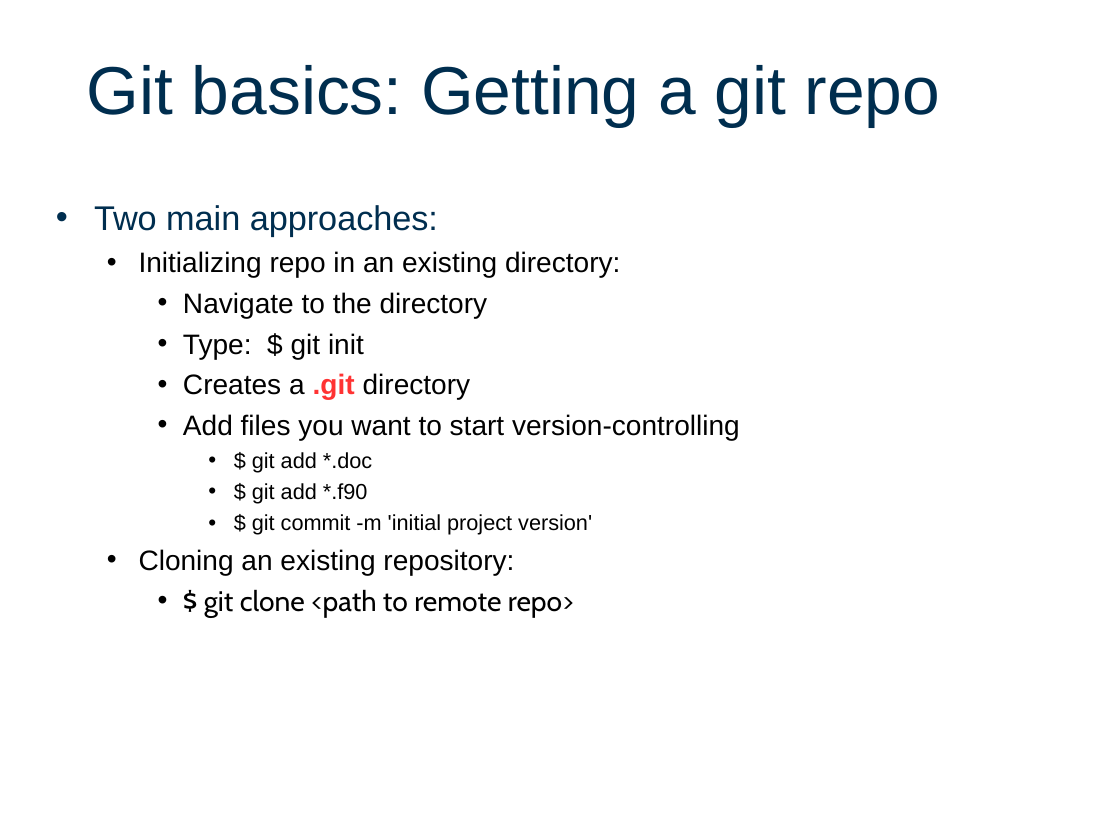
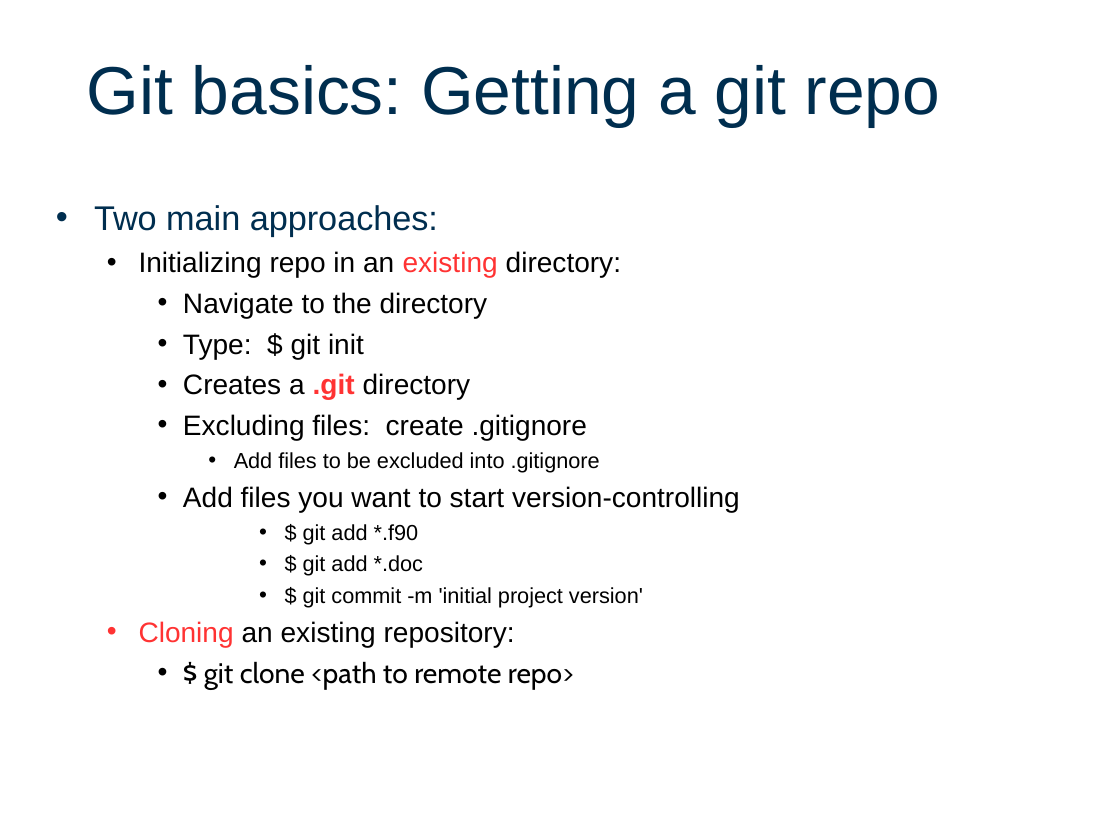
Before and after one commit to FineWilms/Workshop_github, a slide deck: slide 6 of intro2Git.odp. Drawn at 1120x840 pixels with LibreOffice and Linux fonts; fonts in the diff are those of the drawing; background and template pictures are left out. Boxes give left, top, right and bottom in pixels: in the first picture for what was removed or moved away, otherwise in the second. Text is boxed around its words. In the diff, an @@ line names an element or a change of style, - is before the commit and + after.

```diff
--- a/intro2Git.odp
+++ b/intro2Git.odp
@@ text at <box>139,251,643,647</box>: text colour #000000 to #FF3333 in "existing", "Cloning"; list level 4 to 5 in "$ git add *.doc"; list level 4 to 5 in "$ git commit -m 'initial ..." @@
@@ text at <box>183,414,600,472</box>: paragraphs added @@
+    • Excluding files: create .gitignore
+      • Add files to be excluded into .gitignore
@@ text at <box>252,483,368,504</box>: paragraph removed @@
-      • $ git add *.f90
@@ text at <box>303,524,419,544</box>: paragraph added @@
+        • $ git add *.f90
```
Also in this commit, not shown: 1 other slide changed, 1 other file.
